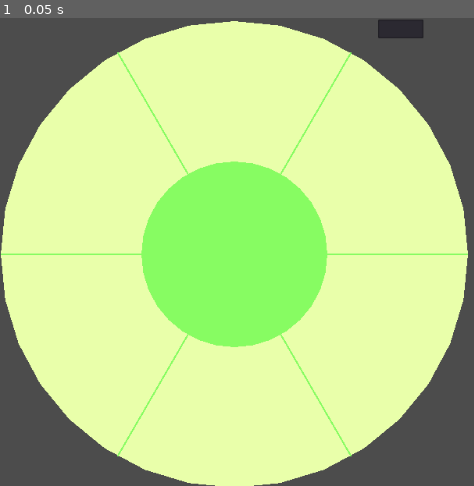
Above: before the commit, frame 1.
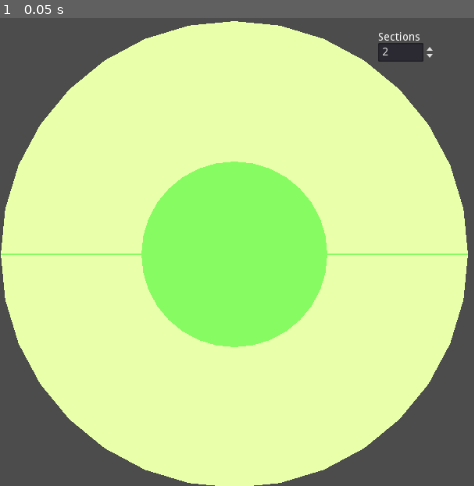
Above: after the commit, the same moment.

Repository: CarbsCode/RadialMenuProject
Game: Godot game, scene res://Scenes/RadialMenu.tscn
Same seed, same stepped clock (60 frames per second), same inputs: the game is played once before the commit and once after it. The project has no main scene, so this scene is started directly.
Inputs:
- Up to frame 1 (0.05 s): no input

The runs differ from the first frame. In frame 1, 1.3% of the frame differs, in the area x 24-92%, y 0-94%.

Commit message:
Saving

Diff:
--- a/Scenes/RadialMenu.tscn
+++ b/Scenes/RadialMenu.tscn
@@ -12,14 +12,21 @@
 script = ExtResource( 1 )
 outerColor = Color( 0.91608, 1, 0.667969, 1 )
 innerColor = Color( 0.533333, 0.992157, 0.388235, 1 )
-sections = 6
+sections = 2
 detailLevel = 3
 
 [node name="HitBox" type="Area2D" parent="."]
 
-[node name="SectionsEdit" type="LineEdit" parent="."]
+[node name="SelectionEdit2" type="SpinBox" parent="."]
 margin_left = 484.212
-margin_top = -1.05264
-margin_right = 542.212
-margin_bottom = 22.9474
-[connection signal="text_entered" from="SectionsEdit" to="." method="_on_SectionsEdit_text_entered"]
+margin_top = 29.4737
+margin_right = 558.212
+margin_bottom = 53.4737
+value = 2.0
+
+[node name="Label" type="Label" parent="SelectionEdit2"]
+margin_top = -13.6842
+margin_right = 40.0
+margin_bottom = 0.315765
+text = "Sections"
+[connection signal="value_changed" from="SelectionEdit2" to="." method="_on_SelectionEdit2_value_changed"]
--- a/Scripts/RadialMenu.gd
+++ b/Scripts/RadialMenu.gd
@@ -18,25 +18,25 @@
 var collidersAdded : bool = false
 
 
-func _ready():
+func _ready() -> void:
 	outerCircle = rect_size.x/2
 	innerCircle = rect_size.x/5
 	centerPoint = Vector2(rect_size.x/2,rect_size.y/2)
 	lineAngles = 360 / sections
 	print(lineAngles)
 
-func _process(delta):
+func _process(delta) -> void:
 	lineAngles = 360 / sections
 	update()
 	if sectionPoints.size() * detailLevel == sections * detailLevel and collidersAdded == false:
 		_addSegmentColliders()
 
-func _draw():
+func _draw() -> void:
 	draw_circle(centerPoint,outerCircle,outerColor)
 	_drawLines()
 	draw_circle(centerPoint,innerCircle,innerColor)
 
-func _drawLines():
+func _drawLines() -> void:
 	var instance : CollisionPolygon2D = CollisionPolygon2D.new()
 	for i in sections:
 		draw_line(centerPoint,Vector2(-outerCircle,0).rotated(deg2rad(lineAngles *i))+centerPoint,innerColor,2.0,false)
@@ -44,7 +44,7 @@
 			sectionPoints.push_back(Vector2(-outerCircle,0).rotated(deg2rad((lineAngles *i)))+centerPoint)
 	print(sectionPoints.size())
 
-func _addSegmentColliders():
+func _addSegmentColliders() -> void:
 
 	for c in sections:
 		var instance : CollisionPolygon2D = CollisionPolygon2D.new()
@@ -57,7 +57,7 @@
 	collidersAdded = true
 
 
-func _updateSections():
+func _updateSections() -> void:
 	sectionPoints.clear()
 	if sectionPoints.size() < sections: #0 3
 		for j in detailLevel:
@@ -72,15 +72,15 @@
 
 
 
-
-
-
-
-
-
-
 func _on_SectionsEdit_text_entered(new_text):
 	sections = int(new_text)
 	_updateSections()
 	print("SectionPoints: ",sectionPoints)
 	pass # Replace with function body.
+
+
+func _on_SelectionEdit2_value_changed(value):
+	sections = int(value)
+	_updateSections()
+	print("SectionPoints: ",sectionPoints)
+	pass # Replace with function body.
